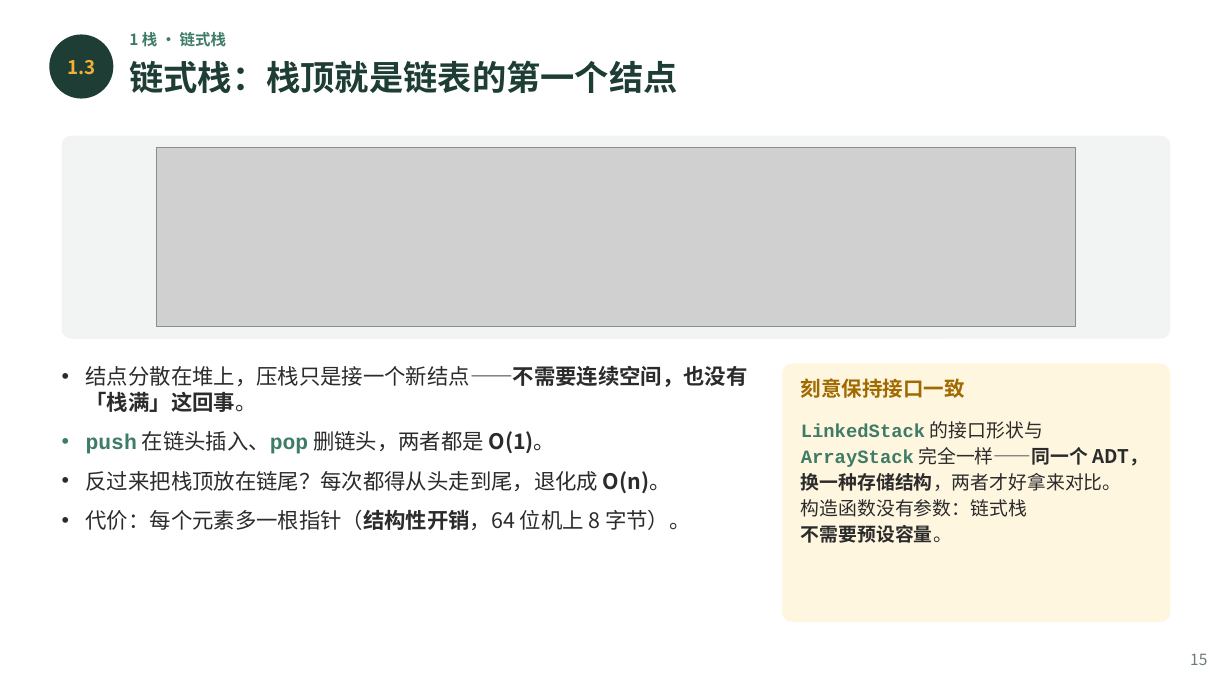
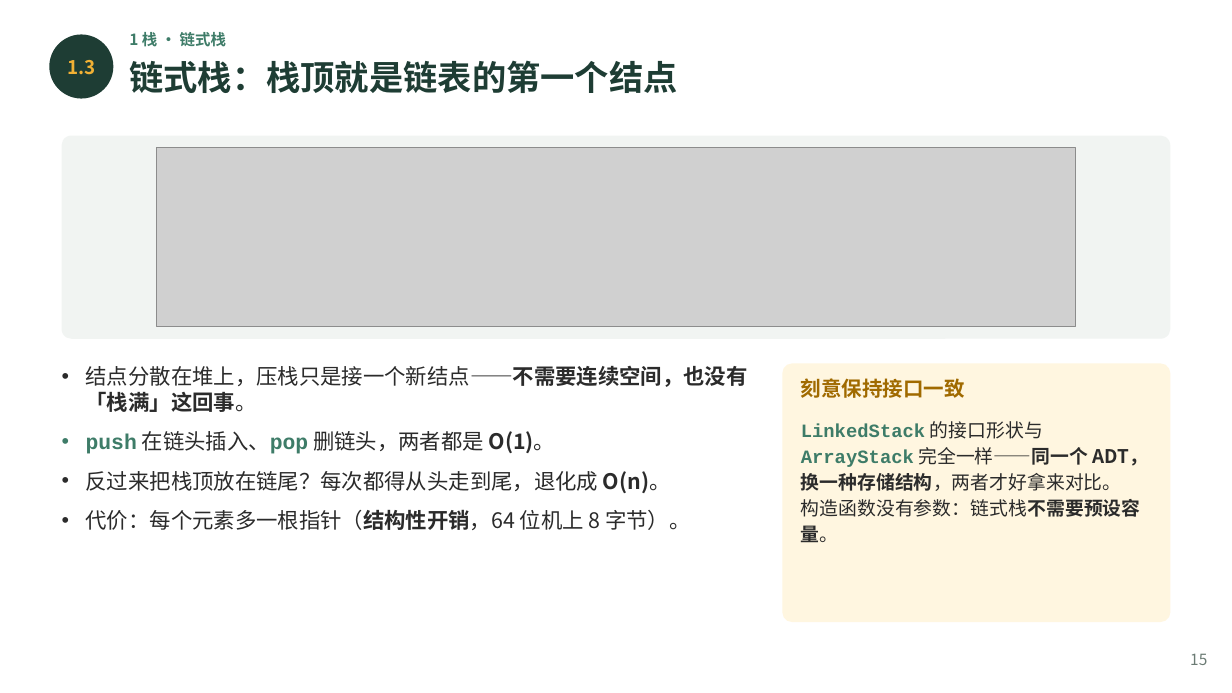
Before and after one commit to GMyhf/2026fall-cs201, a slide deck: slide 15 of courseware/202609_DSA_03_Stack_Queue.pptx. Drawn at 1232x693 pixels with LibreOffice and Linux fonts; fonts in the diff are those of the drawing; grey boxes stand for pictures. Boxes give left, top, right and bottom in pixels: in the first picture for what was removed or moved away, otherwise in the second. Text is boxed around its words. In the diff, an @@ line names an element or a change of style, - is before the commit and + after.

```diff
--- a/courseware/202609_DSA_03_Stack_Queue.pptx
+++ b/courseware/202609_DSA_03_Stack_Queue.pptx
@@ text at (x1=801, y1=499, x2=1141, y2=543): text changed @@
-构造函数没有参数：链式栈
-不需要预设容量。
+构造函数没有参数：链式栈不需要预设容量。
```
Also in this commit, not shown: 9 other slides changed, 25 other files.
